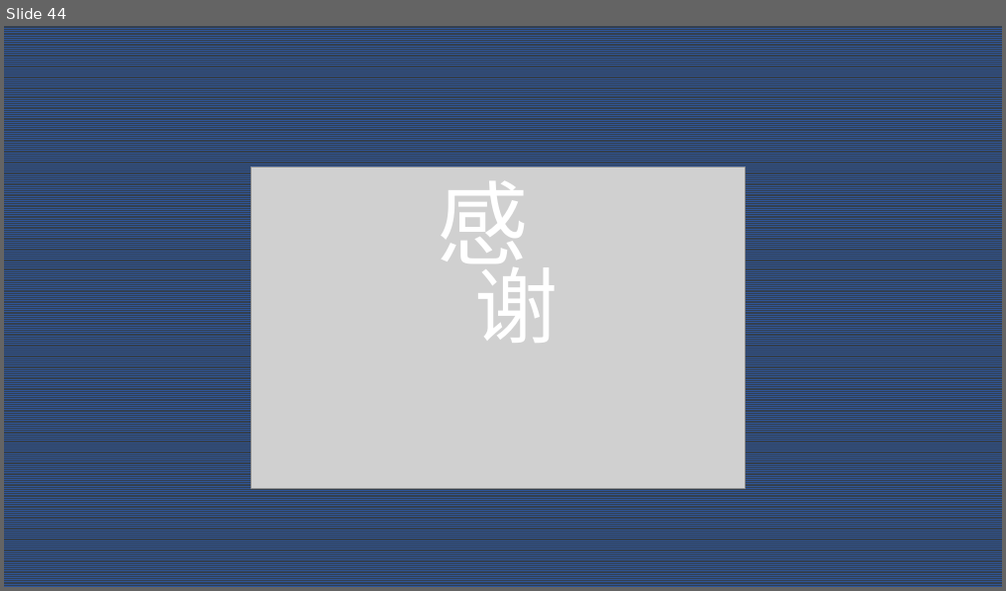
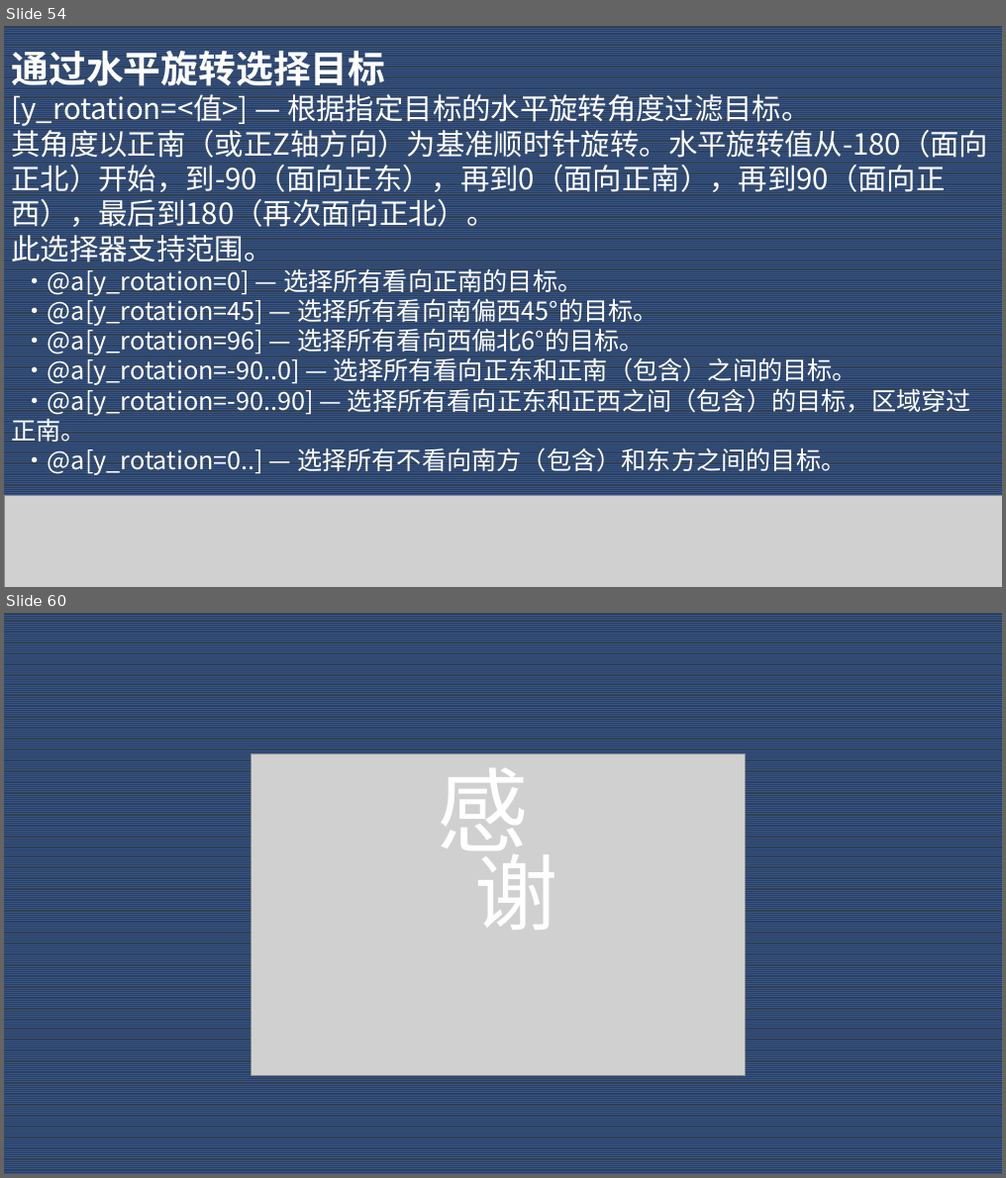
Before and after one commit to Dubhe-Studio/VanillaModTutorialVideo, a slide deck: Day 1 基础概念/PPT/Day 1.pptx. Shown one above the other, each under a label of ours: slide 44 before the commit, slides 54 and 60 after it; the slides between them are not shown. The pictures are 1006x591 and 1006x1178 pixels, drawn with LibreOffice and Linux fonts; fonts in the diff are those of the drawing; grey boxes stand for pictures. Boxes give left, top, right and bottom in pixels: in the first picture for what was removed or moved away, otherwise in the second. Text is boxed around its words. In the diff, an @@ line names an element or a change of style, - is before the commit and + after.

```diff
--- a/Day 1 基础概念/PPT/Day 1.pptx
+++ b/Day 1 基础概念/PPT/Day 1.pptx
@@ slide 54 added at [4, 26, 1002, 587], background pattern #2F5597 on #333F50 @@
@@ text added at [12, 45, 989, 475], 24 pt, text #FFFFFF @@
+通过水平旋转选择目标
+[y_rotation=<值>] — 根据指定目标的水平旋转角度过滤目标。
+其角度以正南（或正Z轴方向）为基准顺时针旋转。水平旋转值从-180（面向正北）开始，到-90（面向正东），再到0（面向正南），再到90（面向正西），最后到180（再次面向正北）。
+此选择器支持范围。
+·@a[y_rotation=0] — 选择所有看向正南的目标。
+·@a[y_rotation=45] — 选择所有看向南偏西45°的目标。
+·@a[y_rotation=96] — 选择所有看向西偏北6°的目标。
+·@a[y_rotation=-90..0] — 选择所有看向正东和正南（包含）之间的目标。
+·@a[y_rotation=-90..90] — 选择所有看向正东和正西之间（包含）的目标，区域穿过正南。
+·@a[y_rotation=0..] — 选择所有不看向南方（包含）和东方之间的目标。
@@ picture added at [4, 496, 1002, 587] @@
@@ what was slide 44 is now slide 60 @@
```
Also in this commit, not shown: 5 slides changed, 19 other slides added, 4 slides removed, 2 other files.
